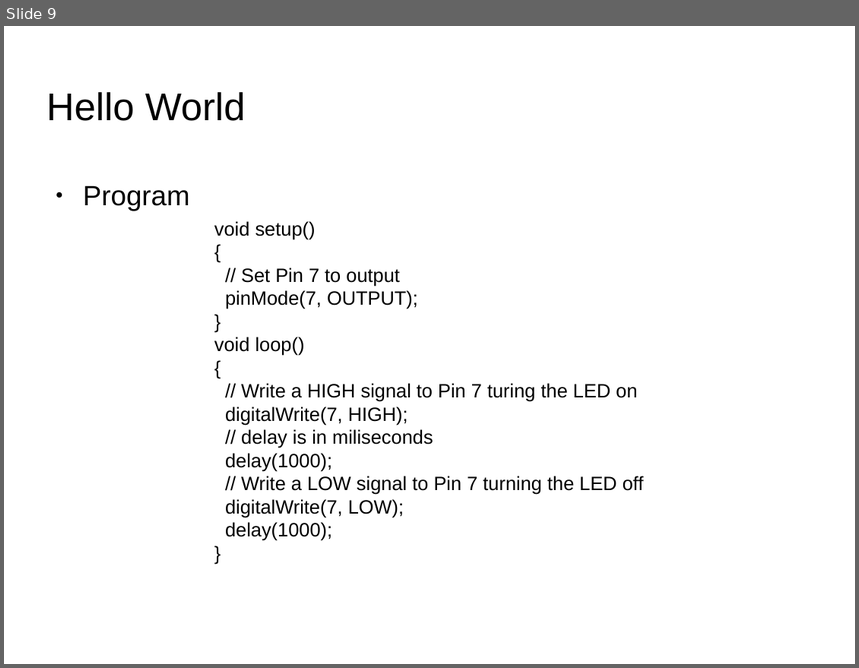
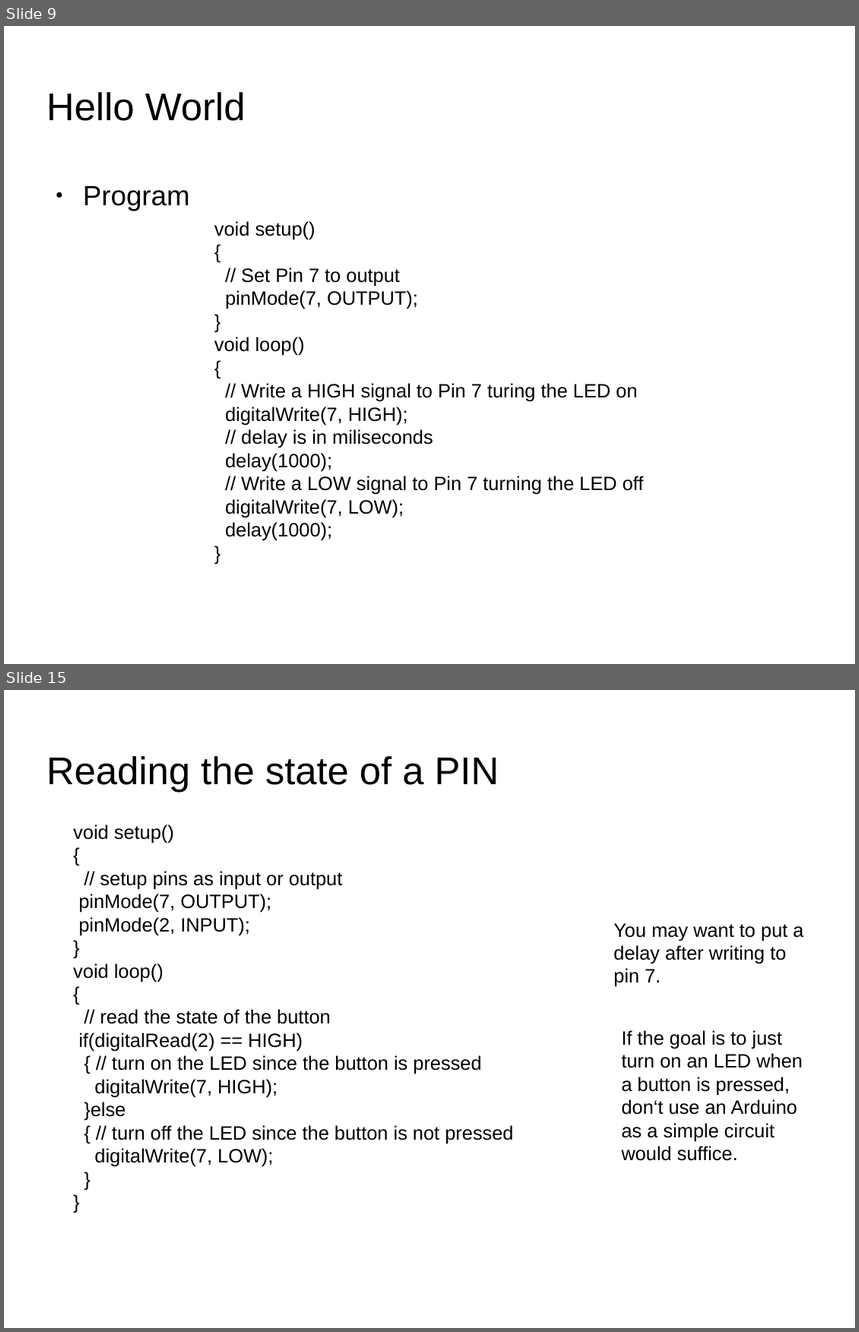
Before and after one commit to SIUE-ARC/Arduino-Workshop, a slide deck: Arduino-Workshop-eHacks.odp. Shown one above the other, each under a label of ours: slide 9 before the commit, slides 9 and 15 after it; the slides between them are not shown. The pictures are 859x668 and 859x1332 pixels, drawn with LibreOffice and Linux fonts; fonts in the diff are those of the drawing; background and template pictures are left out. Boxes give left, top, right and bottom in pixels: in the first picture for what was removed or moved away, otherwise in the second. Text is boxed around its words. In the diff, an @@ line names an element or a change of style, - is before the commit and + after.

Commit message:
Added push button

```diff
--- a/Arduino-Workshop-eHacks.odp
+++ b/Arduino-Workshop-eHacks.odp
@@ slide 15 added at (x1=4, y1=690, x2=855, y2=1328), background picture (left out) @@
@@ title added at (x1=47, y1=756, x2=500, y2=792), 36 pt, text #000000 @@
+Reading the state of a PIN
@@ text added at (x1=73, y1=825, x2=513, y2=1167), 18 pt, text #000000 @@
+void setup()
+{
+// setup pins as input or output
+pinMode(7, OUTPUT);
+pinMode(2, INPUT);
+}
+void loop()
+{
+// read the state of the button
+if(digitalRead(2) == HIGH)
+{ // turn on the LED since the button is pressed
+digitalWrite(7, HIGH);
+}else
+{ // turn off the LED since the button is not pressed
+digitalWrite(7, LOW);
+}
+}
@@ text added at (x1=614, y1=923, x2=804, y2=987), 18 pt, text #000000 @@
+You may want to put a delay after writing to pin 7.
@@ text added at (x1=622, y1=1030, x2=803, y2=1161), 18 pt, text #000000 @@
+If the goal is to just turn on an LED when a button is pressed, don‘t use an Arduino as a simple circuit would suffice.
```
Also in this commit, not shown: 5 other slides added, 5 other files.
